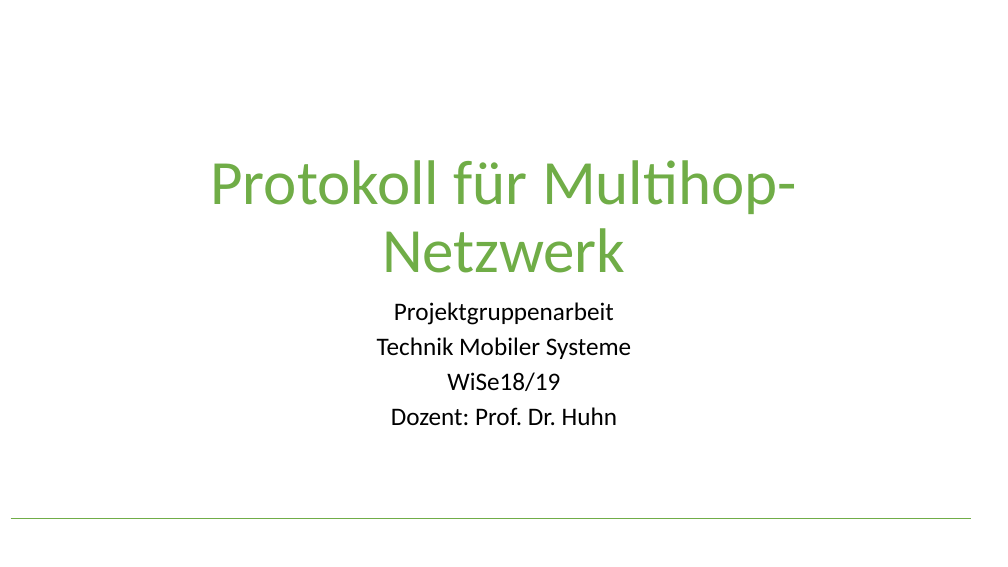
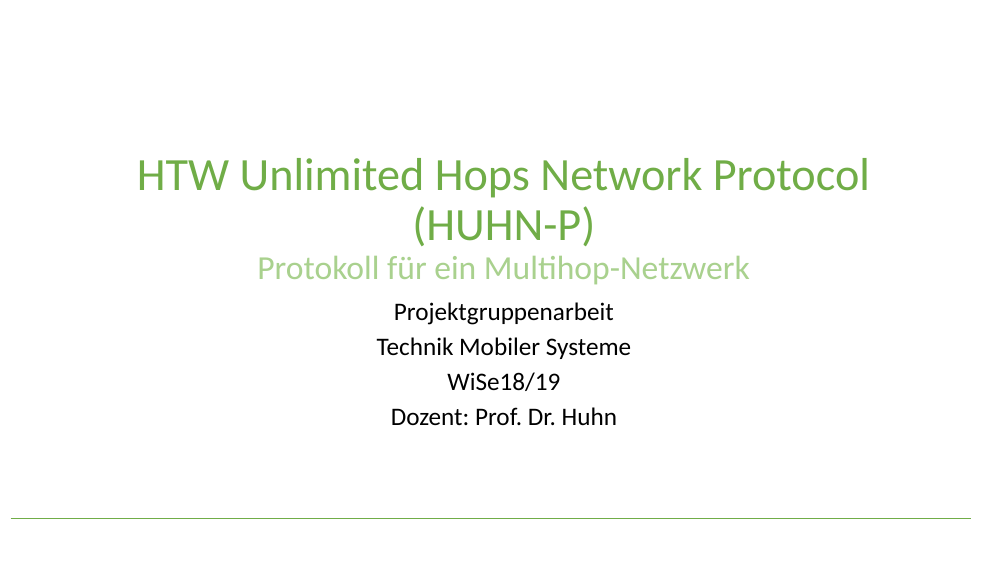
Before and after one commit to HTW-LowRateNet/Protocol, a slide deck: slide 1 of Protokoll für Multihop-Netzwerk.pptx. Drawn at 1008x567 pixels with LibreOffice and Linux fonts; fonts in the diff are those of the drawing. Boxes give left, top, right and bottom in pixels: in the first picture for what was removed or moved away, otherwise in the second. Text is boxed around its words. In the diff, an @@ line names an element or a change of style, - is before the commit and + after.

```diff
--- a/Protokoll für Multihop-Netzwerk.pptx
+++ b/Protokoll für Multihop-Netzwerk.pptx
@@ title at box(137, 158, 870, 285): text changed; size 60 to 44 pt @@
-Protokoll für Multihop-Netzwerk
+HTW Unlimited Hops Network Protocol
+(HUHN-P)
+Protokoll für ein Multihop-Netzwerk
```
Also in this commit, not shown: 2 other slides changed, 1 slide added.
